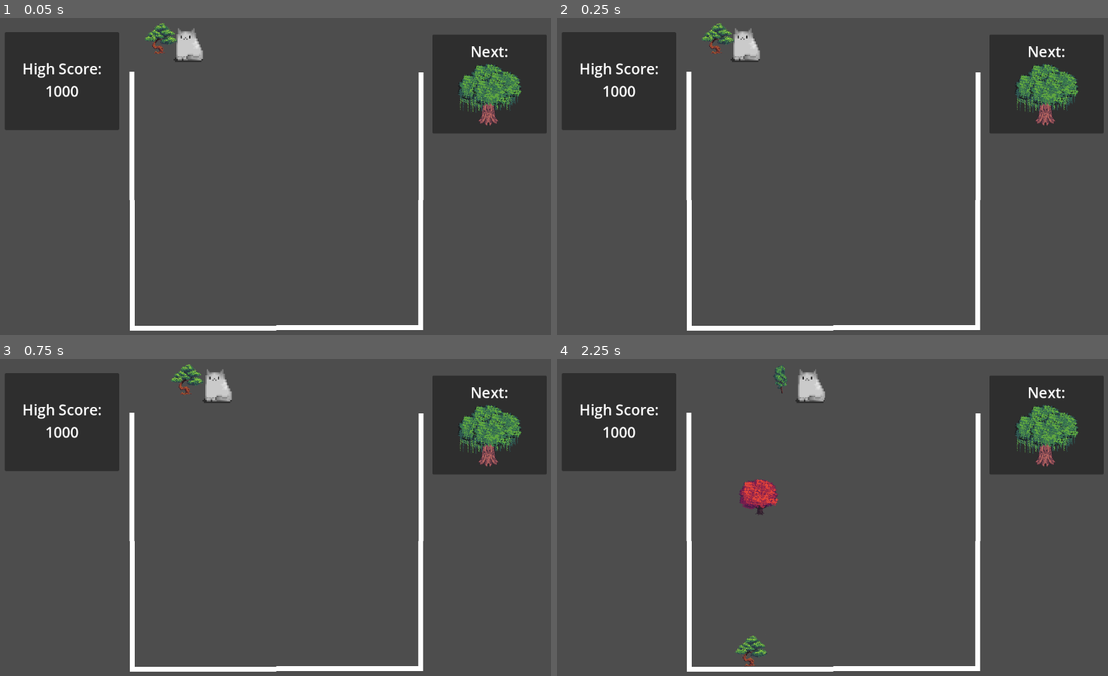
Above: before the commit, frames 1-4 (two rows, left to right).
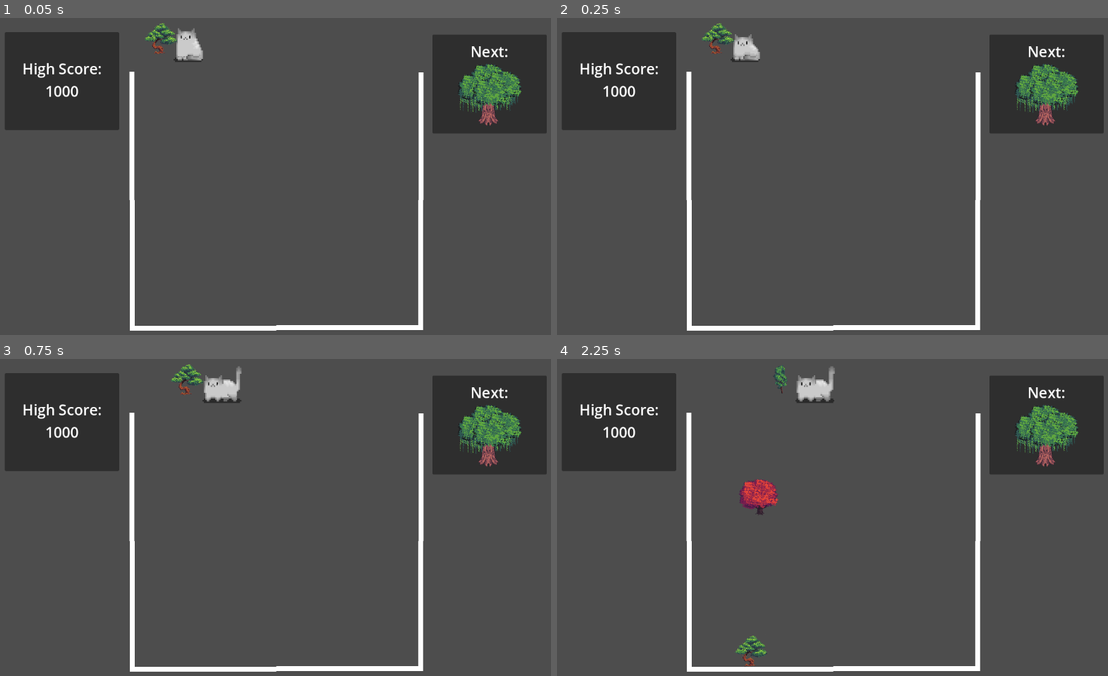
Above: after the commit, the same moments.

Repository: emilykrohn/TreeikaGame
Game: Godot game, scene res://Scenes/Game/main.tscn
Same seed, same stepped clock (60 frames per second), same inputs: the game is played once before the commit and once after it.
Inputs:
- Up to frame 1 (0.05 s): no input
- Up to frame 2 (0.25 s): no input
- Up to frame 3 (0.75 s): hold Right (ui_right) from 0.53 s (still down)
- Up to frame 4 (2.25 s): tap Space (ui_select) at 0.77, 1.52 s; release Right (ui_right) at 1.28 s; hold Left (ui_left) 1.28-2.03 s; hold Right (ui_right) from 2.03 s (still down)

Frame 1 is identical in both runs. In frame 2, 0.1% of the frame differs, in the area x 32-37%, y 3-13%; in frame 3, 0.3%; in frame 4, 0.4%, in the area x 43-51%, y 2-14%.

Commit message:
Add player walk and idle animation

Diff:
--- a/Scenes/Game/player.tscn
+++ b/Scenes/Game/player.tscn
@@ -1,8 +1,9 @@
-[gd_scene load_steps=11 format=3 uid="uid://b843nssrx4566"]
+[gd_scene load_steps=12 format=3 uid="uid://b843nssrx4566"]
 
 [ext_resource type="Texture2D" uid="uid://dutwy36a4555e" path="res://Art/WhiteCat.png" id="1_o8owq"]
 [ext_resource type="Script" path="res://Scripts/player.gd" id="1_rlybi"]
 [ext_resource type="Script" path="res://Scripts/Movement.gd" id="3_dtoc3"]
+[ext_resource type="Script" path="res://Scripts/animation.gd" id="4_juc6e"]
 [ext_resource type="Script" path="res://Scripts/drop.gd" id="4_tbglk"]
 
 [sub_resource type="AtlasTexture" id="AtlasTexture_f0cev"]
@@ -55,6 +56,7 @@
 script = ExtResource("1_rlybi")
 
 [node name="AnimatedSprite2D" type="AnimatedSprite2D" parent="."]
+unique_name_in_owner = true
 scale = Vector2(3, 3)
 sprite_frames = SubResource("SpriteFrames_apt1o")
 animation = &"idle"
@@ -65,6 +67,9 @@
 
 [node name="movement" type="Node" parent="."]
 script = ExtResource("3_dtoc3")
+
+[node name="animation" type="Node" parent="."]
+script = ExtResource("4_juc6e")
 
 [node name="drop_point" type="Node2D" parent="."]
 position = Vector2(-75, 0)
--- a/Scripts/Movement.gd
+++ b/Scripts/Movement.gd
@@ -1,6 +1,12 @@
 extends Node
+
+var is_moving := false
+var previous_movement
 
 func move(SPEED):
 	var direction = Input.get_axis("ui_left", "ui_right")
 	if direction:
 		$"../../".progress_ratio += direction * 0.001 * SPEED
+		is_moving = true
+	else:
+		is_moving = false
--- /dev/null
+++ b/Scripts/animation.gd
@@ -0,0 +1,9 @@
+extends Node
+
+@onready var sprite = $%AnimatedSprite2D
+
+func idle():
+	sprite.play("idle")
+
+func walk():
+	sprite.play("walk")
--- a/Scripts/player.gd
+++ b/Scripts/player.gd
@@ -1,7 +1,7 @@
 extends CharacterBody2D
 
 const SPEED := 10
-var can_move := true
+var can_move := false
 var can_drop := true
 
 func _physics_process(_delta):
@@ -12,6 +12,10 @@
 		$drop.drop_tree()
 	if can_move:
 		$movement.move(SPEED)
+		if $movement.is_moving:
+			$animation.walk()
+	if not $movement.is_moving:
+		$animation.idle()
 
 func _on_move_cooldown_timeout():
 	can_move = true
